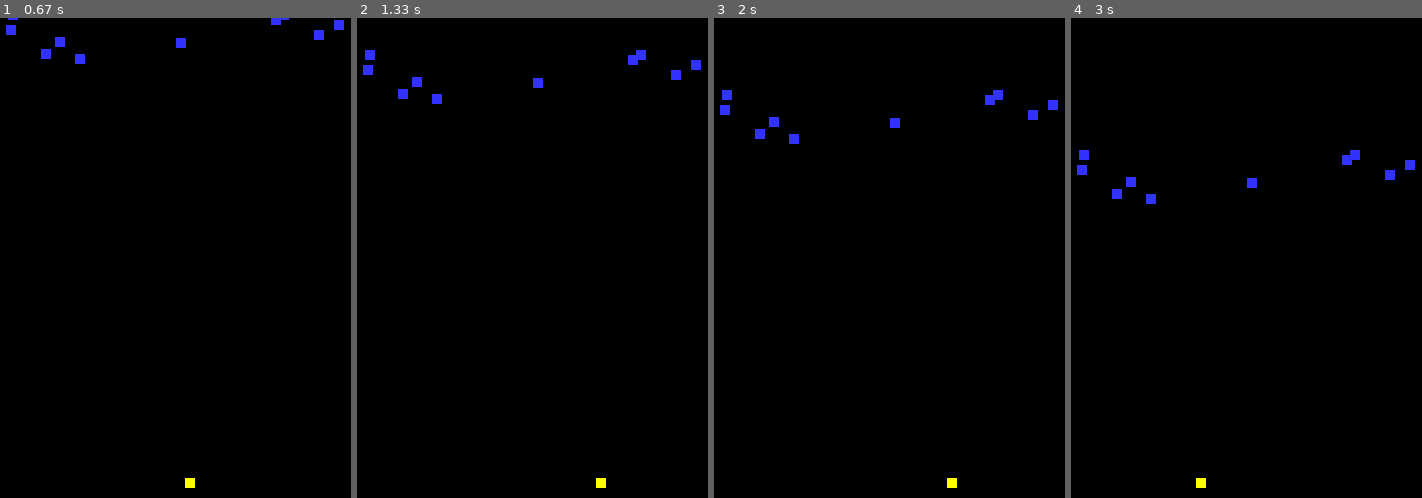
Above: before the commit, frames 1-4 (left to right).
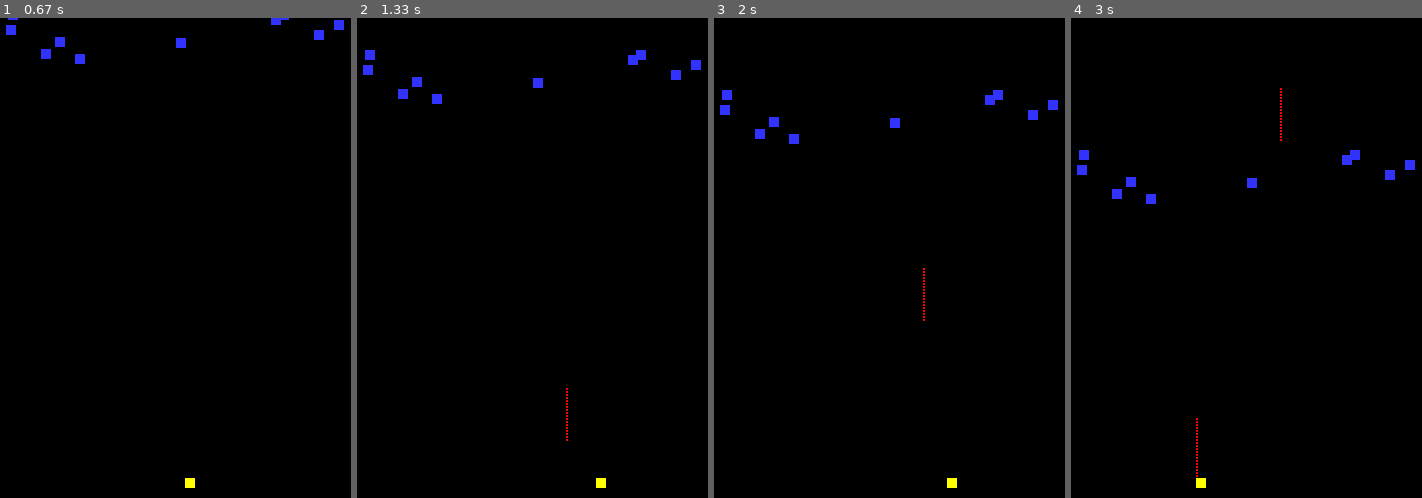
Above: after the commit, the same moments.

Repository: cduck1/dukecw-classwork
Game: pygame game, started from invaders.py
Two runs of this game, one before a commit and one after it. Both use one fixed random seed, a clock stepped at 60 frames per second and the inputs below.
Inputs:
- Up to frame 1 (0.67 s): hold Right from 0.33 s (still down)
- Up to frame 2 (1.33 s): release Right at 0.8 s; hold Up 0.83-1.13 s; hold Right from 1.17 s (still down)
- Up to frame 3 (2 s): release Right at 1.63 s; hold Left from 1.67 s (still down)
- Up to frame 4 (3 s): release Left at 2.2 s; hold Left 2.23-2.63 s; hold Up from 2.67 s (still down)

Frame 1 is identical in both runs. In frame 2, less than 0.1% of the frame differs, in the area x 59-61%, y 77-89%; in frame 3, less than 0.1%; in frame 4, less than 0.1%, in the area x 35-61%, y 14-96%.

Commit message:
Update invaders.py

Diff:
--- a/invaders.py
+++ b/invaders.py
@@ -89,8 +89,8 @@
         self.image.fill(color)
         # Set the position of the sprite
         self.rect = self.image.get_rect()
-        self.rect.x = 0
-        self.rect.y = 0
+        self.rect.x = x
+        self.rect.y = y
         self.speed = 2
         #End Procedure
     def update(self):
